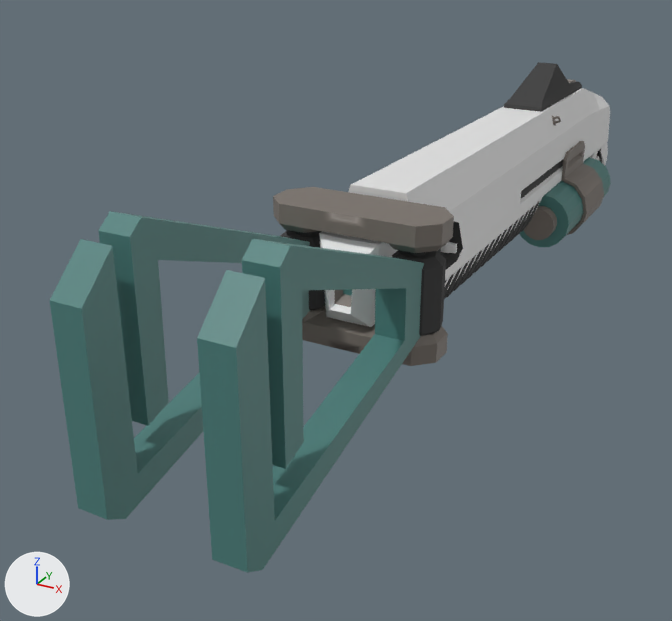
What one commit did to the FBX model data/Models/Weapons/Aero/aero.fbx.
Before and after are seen from a 50 mm camera at (0.311, -0.933, 0.285) aimed at (-0.098, -0.19, -0.087). Lighting does not change. The marker at lower left points along +X, +Y and +Z. Where no turn or scale is listed for an object, it has been applied to the vertices.

Names of what the first picture shows: '00', '00.001', 'BezierCurve'.
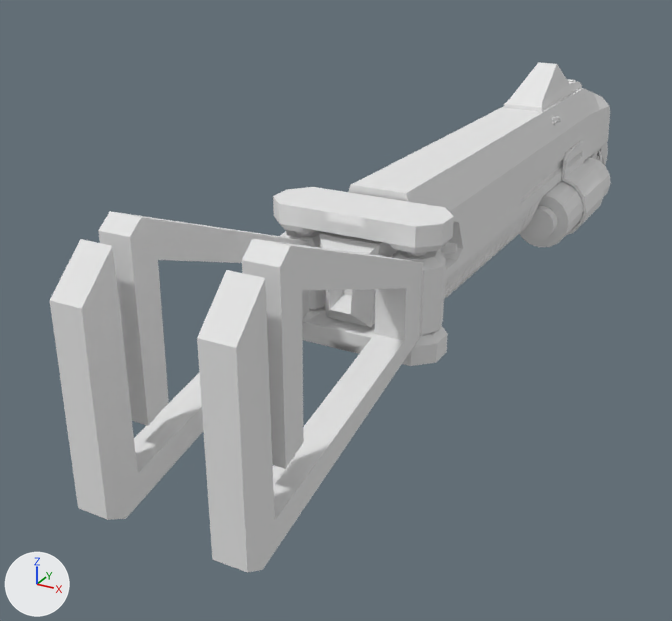
The newer file is also turned or shifted as a whole; pictures and numbers use the older file's frame.

Where the change shows, as pixel boxes (x1, y1, x2, y2) in the pictures (672 x 621 px):
'00', recoloured, surface changed (cyan to grey)
    both: (197, 239, 446, 573)
'BezierCurve', recoloured, surface changed
    both: (273, 62, 611, 366)
'00.001', recoloured, surface changed (cyan to grey)
    both: (50, 211, 325, 520)

What the commit changed:
Material 'Material.004' (mat_material_004) changes colour from black #3e3e3e to white #e7e7e7; in linear values from (0.0486, 0.0486, 0.0486) to (0.8, 0.8, 0.8).
Material 'Material.006' (mat_material_006) changes colour from cyan #4b7f7b to white #e7e7e7; in linear values from (0.0704, 0.213, 0.199) to (0.8, 0.8, 0.8).
In material 'Material.006' (mat_material_006), roughness goes from 0.5 to 1.0.
Material 'Material.008' (mat_material_008) changes colour from grey #79716a to white #e7e7e7; in linear values from (0.191, 0.165, 0.144) to (0.8, 0.8, 0.8).
